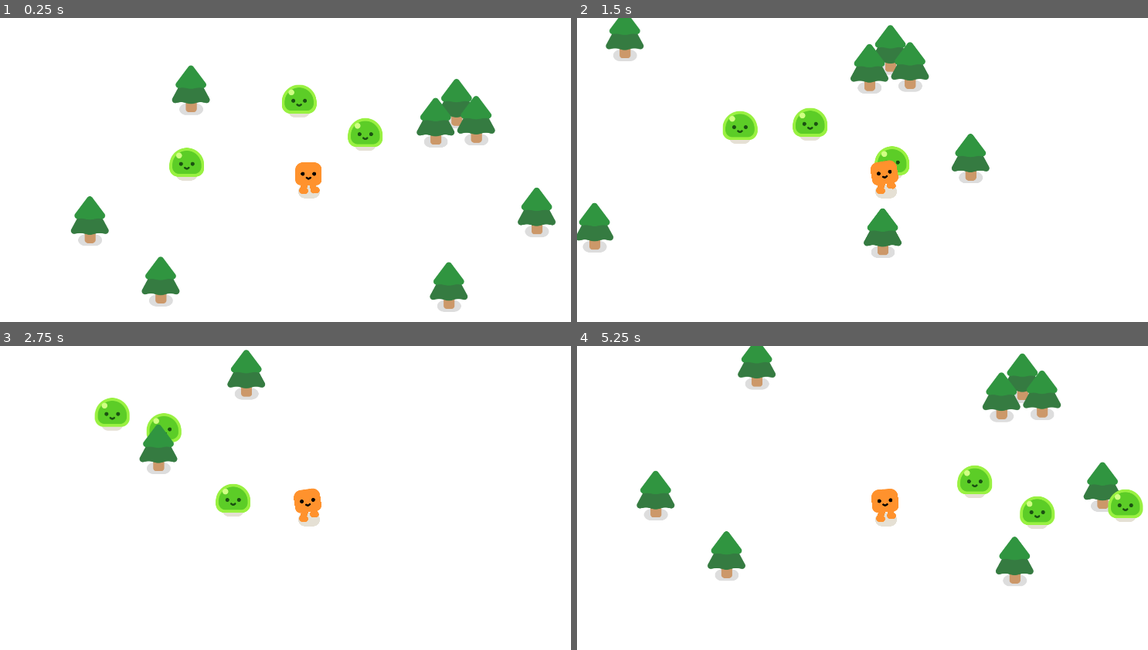
Above: before the commit, frames 1-4 (two rows, left to right).
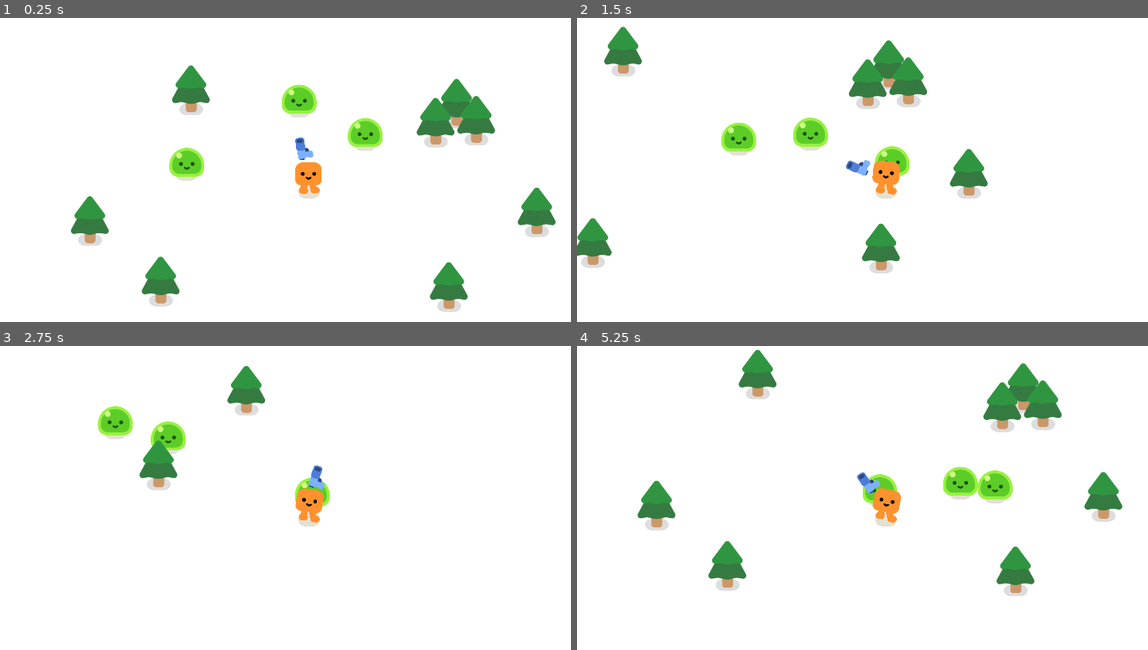
Above: after the commit, the same moments.

Repository: mvfranco94/2d-project-godot
Game: Godot game, scene res://survivors_game.tscn
Two runs of this game, one before a commit and one after it. Both use one fixed random seed, a clock stepped at 60 frames per second and the inputs below.
Inputs:
- Up to frame 1 (0.25 s): no input
- Up to frame 2 (1.5 s): hold D (move_right) 0.53-1.28 s; hold S (move_down) from 1.28 s (still down)
- Up to frame 3 (2.75 s): release S (move_down) at 2.03 s; hold D (move_right) from 2.03 s (still down)
- Up to frame 4 (5.25 s): release D (move_right) at 2.78 s; hold W (move_up) 2.78-3.53 s; hold A (move_left) 3.53-5.03 s; hold S (move_down) from 5.03 s (still down)

The runs differ from the first frame. In frame 1, 0.1% of the frame differs, in the area x 51-55%, y 39-47%; in frame 2, 7.5%; in frame 3, 3.8%; in frame 4, 7.8%, in the area x 10-100%, y 0-83%.

Commit message:
Add gun scene to the project
Now the player has a gun that follow the closest
enemy that enter the Area2D the the gun (like
view area of the player)

Diff:
--- /dev/null
+++ b/gun.gd
@@ -0,0 +1,9 @@
+extends Area2D
+
+
+func _physics_process(delta):
+	var enemies_in_range = get_overlapping_bodies()
+
+	if enemies_in_range.size() > 0:
+		var target_enemy = enemies_in_range.front()
+		look_at(target_enemy.global_position)
--- /dev/null
+++ b/gun.tscn
@@ -0,0 +1,24 @@
+[gd_scene load_steps=4 format=3 uid="uid://d02n3r5hfi203"]
+
+[ext_resource type="Script" path="res://gun.gd" id="1_0ohjf"]
+[ext_resource type="Texture2D" uid="uid://cswb5do8rrj7q" path="res://pistol/pistol.png" id="1_j4bci"]
+
+[sub_resource type="CircleShape2D" id="CircleShape2D_iclp3"]
+radius = 279.716
+
+[node name="Gun" type="Area2D"]
+collision_layer = 0
+collision_mask = 2
+script = ExtResource("1_0ohjf")
+
+[node name="CollisionShape2D" type="CollisionShape2D" parent="."]
+shape = SubResource("CircleShape2D_iclp3")
+
+[node name="WeponPivot" type="Marker2D" parent="."]
+
+[node name="Pistol" type="Sprite2D" parent="WeponPivot"]
+position = Vector2(91, 0)
+texture = ExtResource("1_j4bci")
+
+[node name="ShootingPoint" type="Marker2D" parent="WeponPivot/Pistol"]
+position = Vector2(25, -10)
--- a/mob.tscn
+++ b/mob.tscn
@@ -7,6 +7,9 @@
 radius = 52.0
 
 [node name="Mob" type="CharacterBody2D"]
+position = Vector2(-1, 0)
+collision_layer = 2
+collision_mask = 3
 script = ExtResource("1_0fv0o")
 
 [node name="Slime" parent="." instance=ExtResource("1_jod1t")]
--- a/player.tscn
+++ b/player.tscn
@@ -1,7 +1,8 @@
-[gd_scene load_steps=4 format=3 uid="uid://bmp3073obewxn"]
+[gd_scene load_steps=5 format=3 uid="uid://bmp3073obewxn"]
 
 [ext_resource type="PackedScene" uid="uid://pbmyh1qru7p" path="res://characters/happy_boo/happy_boo.tscn" id="1_eg64i"]
 [ext_resource type="Script" path="res://player.gd" id="1_hhqup"]
+[ext_resource type="PackedScene" uid="uid://d02n3r5hfi203" path="res://gun.tscn" id="3_3dl4y"]
 
 [sub_resource type="CircleShape2D" id="CircleShape2D_3c8e4"]
 radius = 29.0172
@@ -16,3 +17,6 @@
 shape = SubResource("CircleShape2D_3c8e4")
 
 [node name="Camera2D" type="Camera2D" parent="."]
+
+[node name="Gun" parent="." instance=ExtResource("3_3dl4y")]
+position = Vector2(-2, -44)
